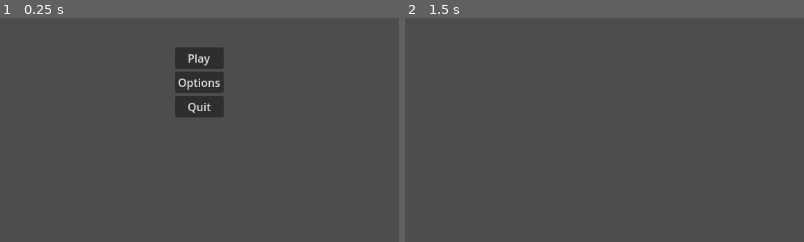
Above: before the commit, frames 1-2 (left to right).
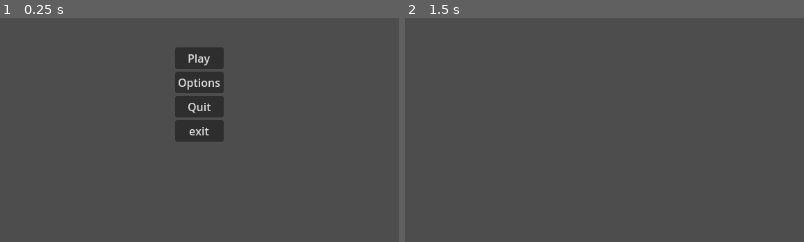
Above: after the commit, the same moments.

Repository: Kniker-dot/Test
Game: Godot game, scene res://menu.tscn
The game is run twice, just before and just after one commit, with the same random seed, the same clock (stepped at 60 frames per second) and the same inputs.
Inputs:
- Up to frame 1 (0.25 s): no input
- Up to frame 2 (1.5 s): click "Play" at 0.5 s; tap Enter at 1.25 s
The pictures show only the part of the screen within x 26-76%, y 39-89%; the shares and areas given below are measured in that part.

The runs differ from the first frame. In frame 1, 1.1% of the frame differs, in the area x 43-57%, y 45-55%; in frame 2, nothing differs.

Commit message:
Update menu.tscn

Diff:
--- a/menu.tscn
+++ b/menu.tscn
@@ -37,6 +37,10 @@
 text = "Quit
 "
 
+[node name="Test name" type="Button" parent="MarginContainer/VBoxContainer"]
+layout_mode = 2
+text = "exit"
+
 [connection signal="pressed" from="MarginContainer/VBoxContainer/play" to="." method="_on_play_pressed"]
 [connection signal="pressed" from="MarginContainer/VBoxContainer/options" to="." method="_on_options_pressed"]
 [connection signal="pressed" from="MarginContainer/VBoxContainer/quit" to="." method="_on_quit_pressed"]
